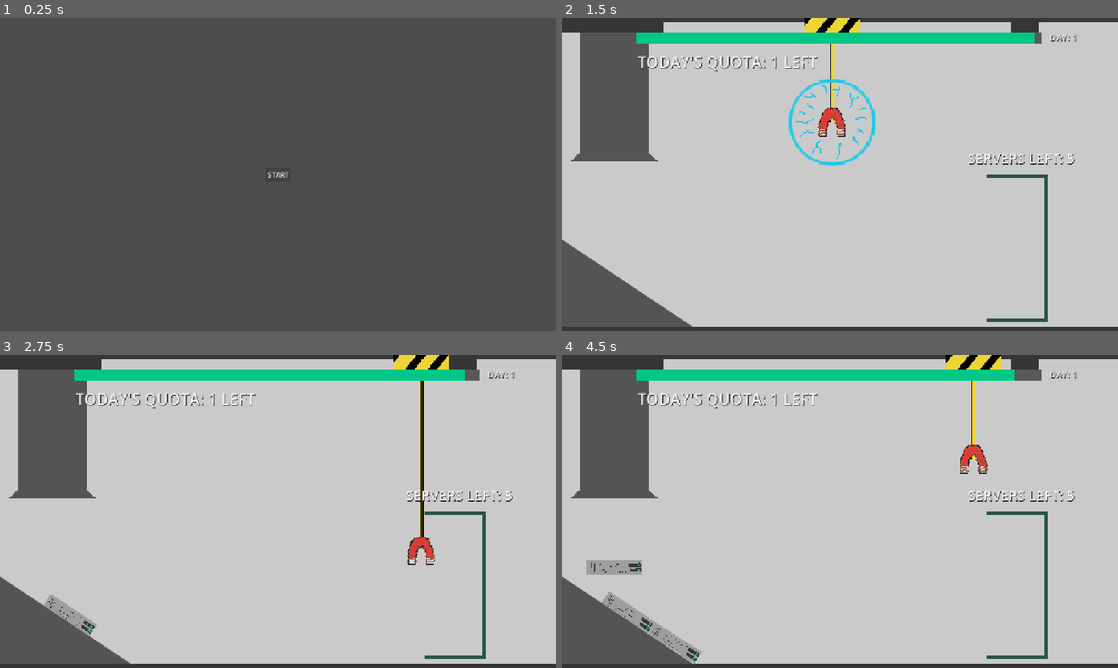
Above: before the commit, frames 1-4 (two rows, left to right).
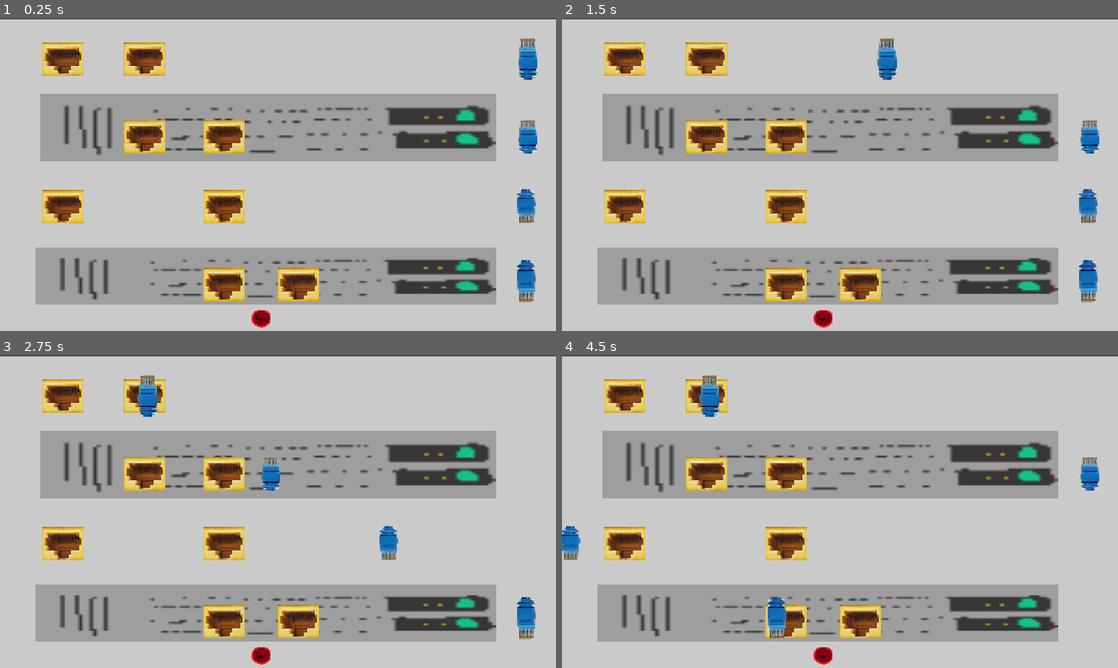
Above: after the commit, the same moments.

Repository: KeaganErasmus/Clod-Godo-Wild-Jam-99
Game: Godot game, scene res://Scenes/Plugging/plugging.tscn
The game is run twice, just before and just after one commit, with the same random seed, the same clock (stepped at 60 frames per second) and the same inputs. This scene is started directly instead of the project's main scene.
Inputs (mouse positions are in pixels of both pictures, inside the frame that each line leads up to; where the layout moved, square brackets give the same spot in the first picture):
- Up to frame 1 (0.25 s): no input
- Up to frame 2 (1.5 s): click (823, 318) [840, 174] at 0.5 s; tap Enter at 1.25 s; move the mouse to (962, 158) at 1.27 s; hold D (move_right) from 1.28 s (still down); hold Space (magnetize) from 1.28 s (still down)
- Up to frame 3 (2.75 s): tap 1 (num_1) at 1.55, 2.1 s; move the mouse to (166, 527) at 2.02 s; release D (move_right) at 2.03 s; release Space (magnetize) at 2.03 s; hold S (move_down) from 2.03 s (still down); tap Space (magnetize) at 2.3 s
- Up to frame 4 (4.5 s): move the mouse to (895, 442) at 2.77 s; release S (move_down) at 2.78 s; hold D (move_right) 2.78-3.53 s; hold Space (magnetize) 2.78-3.53 s; tap 1 (num_1) at 3.05, 3.6 s; move the mouse to (812, 574) at 3.52 s; hold W (move_up) 3.53-4.28 s; tap Space (magnetize) at 3.8 s; move the mouse to (1006, 558) at 4.27 s; hold A (move_left) from 4.28 s (still down); tap 2 (num_2) at 4.35 s

The runs differ from the first frame. In frame 1, 96% of the frame differs, in the area x 0-100%, y 0-100%; in frame 2, 49%; in frame 3, 49%; in frame 4, 49%.

Commit message:
feat(): a bunch of shit
added squishy buttons
plugging game loop done "needs more polish"
added some easing functions

Diff:
--- a/Scenes/Plugging/eth_head.gd
+++ b/Scenes/Plugging/eth_head.gd
@@ -13,7 +13,7 @@
 
 func _process(delta: float) -> void:
 	if is_active and !clicked_in:
-		position.x -= speed
+		position.x -= speed * delta
 		#rotate(15)
 
 func set_active_state(state: bool) -> void:
--- a/Scenes/Plugging/eth_head.tscn
+++ b/Scenes/Plugging/eth_head.tscn
@@ -1,16 +1,18 @@
 [gd_scene format=3 uid="uid://17i6ahp7p813"]
 
-[ext_resource type="Texture2D" uid="uid://dmjis07j0x2f7" path="res://Scenes/Plugging/art/eth-head.jpg" id="1_6s4jd"]
 [ext_resource type="Script" uid="uid://bhjgg24ja6h0x" path="res://Scenes/Plugging/eth_head.gd" id="1_r05dt"]
+[ext_resource type="Texture2D" uid="uid://c18cmphgiyxmj" path="res://Scenes/Plugging/art/eth-head.png" id="2_r05dt"]
 
 [sub_resource type="RectangleShape2D" id="RectangleShape2D_il1na"]
 size = Vector2(44, 99)
 
 [node name="EthHead" type="Node2D" unique_id=1270304755]
 script = ExtResource("1_r05dt")
+speed = 500
 
 [node name="Sprite2D" type="Sprite2D" parent="." unique_id=1025083831]
-texture = ExtResource("1_6s4jd")
+position = Vector2(1, 0)
+texture = ExtResource("2_r05dt")
 
 [node name="Area2D" type="Area2D" parent="." unique_id=2056681633]
 
--- a/Scenes/Plugging/plugging.gd
+++ b/Scenes/Plugging/plugging.gd
@@ -25,6 +25,8 @@
 @onready var line1 = $Line/Line2D
 @onready var line2 = $Line/Line2D2
 
+var next_head_index = 0
+
 # Called when the node enters the scene tree for the first time.
 func _ready() -> void:
 	set_ports()
@@ -42,15 +44,21 @@
 		if head.position.x <= 0:
 			reset_head_position(head)
 
-	set_active_head()
+	#set_active_head()
+	if Input.is_action_just_pressed("num_1"):
+		set_next_active_head()
+
 	draw_connections()
 
 	if all_heads_clicked_in():
 		if check_itersection():
 			reset_heads()
 			reset_lines()
+			next_head_index = 0
 		else:
-			pass
+			await get_tree().create_timer(2).timeout
+			Global._next_scene()
+
 
 func set_ports() -> void:
 	var active_ports: int = 0
@@ -114,6 +122,15 @@
 		$EthHeads/EthHead3.set_active_state(true)
 	if Input.is_action_just_pressed("num_4"):
 		$EthHeads/EthHead4.set_active_state(true)
+
+func set_next_active_head() -> void:
+	if next_head_index >= heads.size():
+		next_head_index = 0
+
+	if !heads[next_head_index].get_clicked_in_state():
+		heads[next_head_index].set_active_state(true)
+
+	next_head_index += 1
 
 func reset_head_position(head: EthHead):
 	head.set_active_state(false)
@@ -181,3 +198,7 @@
 	line2.add_point(Vector2(300, 0), 0)
 	line2.add_point(Vector2(400, 0), 1)
 	line2.hide()
+
+
+func _on_button_pressed() -> void:
+	set_next_active_head()
--- a/Scenes/Plugging/plugging.tscn
+++ b/Scenes/Plugging/plugging.tscn
@@ -2,12 +2,19 @@
 
 [ext_resource type="Script" uid="uid://b1gp1r0o45bs7" path="res://Scenes/Plugging/plugging.gd" id="1_3a612"]
 [ext_resource type="PackedScene" uid="uid://6yp41ffkcg4w" path="res://Scenes/Plugging/eth_port.tscn" id="2_l8es7"]
+[ext_resource type="Texture2D" uid="uid://305n546hbmv1" path="res://Scenes/stacking/art/bg.png" id="2_s0n4d"]
 [ext_resource type="Texture2D" uid="uid://1kbbx00x511m" path="res://Scenes/stacking/art/server.png" id="3_kse2n"]
 [ext_resource type="PackedScene" uid="uid://17i6ahp7p813" path="res://Scenes/Plugging/eth_head.tscn" id="4_fqgmi"]
 [ext_resource type="Texture2D" uid="uid://b2kjaiedryujr" path="res://Scenes/stacking/art/chain link.png" id="5_tjg8o"]
+[ext_resource type="Texture2D" uid="uid://cd684xtdiaf36" path="res://Scenes/Plugging/art/activate-button.png" id="6_jl3qy"]
+[ext_resource type="Script" uid="uid://k3f8yutynpg0" path="res://animated_button.gd" id="7_ame8e"]
 
 [node name="Plugging" type="Node2D" unique_id=104426079]
 script = ExtResource("1_3a612")
+
+[node name="BG" type="Sprite2D" parent="." unique_id=609780034]
+position = Vector2(640, 362)
+texture = ExtResource("2_s0n4d")
 
 [node name="Line" type="Node" parent="." unique_id=1785607675]
 
@@ -132,11 +139,24 @@
 scale = Vector2(1, 0.5)
 
 [node name="Sprite2D" type="Sprite2D" parent="." unique_id=1356016972]
-position = Vector2(611, 188.00003)
-scale = Vector2(8.2890625, 8.8125)
+position = Vector2(616.75, 251.00002)
+scale = Vector2(8.199219, 4.875001)
 texture = ExtResource("3_kse2n")
 
 [node name="Sprite2D2" type="Sprite2D" parent="." unique_id=990764918]
-position = Vector2(611, 518)
-scale = Vector2(8.2890625, 8.8125)
+position = Vector2(611.75, 593.5)
+scale = Vector2(8.277344, 4.0937505)
 texture = ExtResource("3_kse2n")
+
+[node name="Button" type="Button" parent="." unique_id=1241963359]
+offset_left = 577.0
+offset_top = 668.0
+offset_right = 649.0
+offset_bottom = 740.0
+scale = Vector2(0.68, 0.64)
+focus_mode = 0
+icon = ExtResource("6_jl3qy")
+flat = true
+script = ExtResource("7_ame8e")
+
+[connection signal="pressed" from="Button" to="." method="_on_button_pressed"]
--- /dev/null
+++ b/Scenes/easings.gd
@@ -0,0 +1,7 @@
+extends Node
+
+func easeOutElastic(x: float, offset: float=0, length: float=1, wobble: float=10) -> float:
+	x -= offset
+	var length_trans = 10 / length
+	var c4 = (2 * PI) / 3
+	return (0.0 if x < 0 else (1.0 if x > length else pow(2, -length_trans * x) * sin((x * wobble - 0.75) * c4) + 1))
--- a/Scenes/menu/starting_menu.tscn
+++ b/Scenes/menu/starting_menu.tscn
@@ -1,6 +1,7 @@
 [gd_scene format=3 uid="uid://d4kxxajbmml5d"]
 
 [ext_resource type="Script" uid="uid://bkjcq0jodqhke" path="res://Scenes/menu/starting_menu.gd" id="1_vujxf"]
+[ext_resource type="Script" uid="uid://k3f8yutynpg0" path="res://animated_button.gd" id="2_hytgr"]
 
 [node name="StartingMenu" type="CanvasLayer" unique_id=871854249]
 script = ExtResource("1_vujxf")
@@ -20,5 +21,6 @@
 size_flags_horizontal = 4
 size_flags_vertical = 4
 text = "START"
+script = ExtResource("2_hytgr")
 
 [connection signal="pressed" from="Button" to="." method="_on_button_pressed"]
--- a/Scenes/menu/you_lose.tscn
+++ b/Scenes/menu/you_lose.tscn
@@ -1,6 +1,7 @@
 [gd_scene format=3 uid="uid://duiavu3sqbkmi"]
 
 [ext_resource type="Script" uid="uid://bxonmohjglid4" path="res://Scenes/menu/you_lose.gd" id="1_viai8"]
+[ext_resource type="Script" uid="uid://k3f8yutynpg0" path="res://animated_button.gd" id="2_6hd02"]
 
 [node name="YouLose" type="Control" unique_id=1122728193]
 layout_mode = 3
@@ -36,5 +37,6 @@
 size_flags_horizontal = 4
 theme_override_font_sizes/font_size = 34
 text = "TRY AGAIN"
+script = ExtResource("2_6hd02")
 
 [connection signal="pressed" from="VBoxContainer/StartOverButton" to="." method="_on_start_over_button_pressed"]
--- a/Scenes/stacking/scripts/stacking.gd
+++ b/Scenes/stacking/scripts/stacking.gd
@@ -49,7 +49,13 @@
 
 		if servers_left <= 0:
 			_win_stacking()
+	servers_left = count
+	if count < 0:
+		count = 0
+	server_count_label.text = server_count_text + str(count)
 
+	if servers_left <= 0:
+		_win_stacking()
 
 func _on_next_scene_delay_timeout() -> void:
 	Global._next_scene()
--- a/Scenes/transition/transition.tscn
+++ b/Scenes/transition/transition.tscn
@@ -2,6 +2,7 @@
 
 [ext_resource type="Script" uid="uid://dlg0roic52g74" path="res://Scenes/transition/transition.gd" id="1_rkbkv"]
 [ext_resource type="Texture2D" uid="uid://diantxj87g6er" path="res://Scenes/transition/art/kaikoura 2.png" id="2_rkbkv"]
+[ext_resource type="Script" uid="uid://k3f8yutynpg0" path="res://animated_button.gd" id="3_o3j0a"]
 
 [sub_resource type="RectangleShape2D" id="RectangleShape2D_ke0wg"]
 size = Vector2(1240, 370)
@@ -61,5 +62,6 @@
 layout_mode = 2
 size_flags_horizontal = 4
 text = "CONTINUE"
+script = ExtResource("3_o3j0a")
 
 [connection signal="pressed" from="Control/Control/VBoxContainer/MarginContainer/NextDayButton" to="." method="_on_next_day_button_pressed"]
--- /dev/null
+++ b/animated_button.gd
@@ -0,0 +1,34 @@
+extends Button
+
+class_name AnimatedButton
+
+const REST_SCALE := Vector2.ONE
+const HOVER_SCALE := Vector2(1.1, 1.1)
+const SQUASH_SCALE := Vector2(1.15, 0.9)
+
+const HOVER_TIME := 0.2
+const SQUASH_TIME := 0.1
+var _tween: Tween = null
+
+func _ready() -> void:
+	offset_transform_enabled = true
+	mouse_entered.connect(_on_anim_button_mouse_entered)
+	mouse_exited.connect(_on_anim_button_mouse_exited)
+	button_down.connect(_on_anim_button_button_down)
+
+func _restart_tween() -> Tween:
+	if _tween and _tween.is_valid():
+		_tween.kill()
+	_tween = create_tween()
+	return _tween
+
+func _on_anim_button_mouse_entered() -> void:
+	_restart_tween().tween_property(self, ^"offset_transform_scale", HOVER_SCALE, HOVER_TIME).set_ease(Tween.EASE_OUT).set_trans(Tween.TRANS_BACK)
+
+func _on_anim_button_mouse_exited() -> void:
+	_restart_tween().tween_property(self, ^"offset_transform_scale", REST_SCALE, HOVER_TIME).set_ease(Tween.EASE_OUT).set_trans(Tween.TRANS_BACK)
+
+func _on_anim_button_button_down() -> void:
+	var tween: Tween = _restart_tween()
+	tween.tween_property(self, ^"offset_transform_scale", SQUASH_SCALE, SQUASH_TIME).set_ease(Tween.EASE_OUT).set_trans(Tween.TRANS_QUAD)
+	tween.tween_property(self, ^"offset_transform_scale", HOVER_SCALE, HOVER_TIME).set_trans(Tween.TRANS_ELASTIC).set_ease(Tween.EASE_OUT) # runs after squash, tween is sequential by default
--- a/global.gd
+++ b/global.gd
@@ -8,10 +8,10 @@
 
 var default_scene = start_menu_scene
 
-var day_scene_order: Array[PackedScene] = [stacking_scene]
-var current_scene_index: int = 0
+var day_scene_order: Array[PackedScene]
+var current_scene_index: int
 
-var dev_start_from_current_scene = false # MAKE SURE FALSE BEFORE SUBMITTING
+var dev_start_from_current_scene = true # MAKE SURE FALSE BEFORE SUBMITTING
 
 # Transition Scene
 var data_center_list: Array[Vector2] = [] # persist data center positions in transition scene
@@ -27,7 +27,7 @@
 var is_timer_active: bool
 
 func _reset_global_variables():
-	day_scene_order = [stacking_scene]
+	day_scene_order = [stacking_scene, plugging_scene]
 	current_scene_index = 0
 	data_center_list = [] # persist data center positions in transition scene
 	days_elapsed = 1
--- a/project.godot
+++ b/project.godot
@@ -19,6 +19,7 @@
 
 Global="*uid://c2cc1j2h0dx5s"
 GlobalController="*uid://cm2vothigvhnj"
+Easings="*uid://ch6aildxub0v1"
 
 [display]
 
@@ -63,12 +64,6 @@
 , Object(InputEventKey,"resource_local_to_scene":false,"resource_name":"","device":-1,"window_id":0,"alt_pressed":false …(186 unchanged characters)…
 ]
 }
-magnetize={
-"deadzone": 0.2,
-"events": [Object(InputEventKey,"resource_local_to_scene":false,"resource_name":"","device":-1,"window_id":0,"alt_pressed":false,"shift_pressed":false,"ctrl_pressed":false,"meta_pressed":false,"pressed":false,"keycode":0,"physical_keycode":32,"key_label":0,"unicode":32,"location":0,"echo":false,"script":null)
-, Object(InputEventMouseButton,"resource_local_to_scene":false,"resource_name":"","device":-1,"window_id":0,"alt_pressed":false,"shift_pressed":false,"ctrl_pressed":false,"meta_pressed":false,"button_mask":0,"position":Vector2(0, 0),"global_position":Vector2(0, 0),"factor":1.0,"button_index":1,"canceled":false,"pressed":false,"double_click":false,"script":null)
-]
-}
 num_1={
 "deadzone": 0.2,
 "events": [Object(InputEventKey,"resource_local_to_scene":false,"resource_name":"","device":-1,"window_id":0,"alt_press …(191 unchanged characters)…
@@ -89,6 +84,12 @@
 "events": [Object(InputEventKey,"resource_local_to_scene":false,"resource_name":"","device":-1,"window_id":0,"alt_press …(191 unchanged characters)…
 ]
 }
+magnetize={
+"deadzone": 0.2,
+"events": [Object(InputEventKey,"resource_local_to_scene":false,"resource_name":"","device":-1,"window_id":0,"alt_pressed":false,"shift_pressed":false,"ctrl_pressed":false,"meta_pressed":false,"pressed":false,"keycode":0,"physical_keycode":32,"key_label":0,"unicode":32,"location":0,"echo":false,"script":null)
+, Object(InputEventMouseButton,"resource_local_to_scene":false,"resource_name":"","device":-1,"window_id":0,"alt_pressed":false,"shift_pressed":false,"ctrl_pressed":false,"meta_pressed":false,"button_mask":0,"position":Vector2(0, 0),"global_position":Vector2(0, 0),"factor":1.0,"button_index":1,"canceled":false,"pressed":false,"double_click":false,"script":null)
+]
+}
 
 [physics]
 
--- /dev/null
+++ b/test_scene.tscn
@@ -0,0 +1,19 @@
+[gd_scene format=3 uid="uid://rojhmqqy7c5r"]
+
+[ext_resource type="Script" uid="uid://k3f8yutynpg0" path="res://animated_button.gd" id="1_uhqqe"]
+
+[node name="Node" type="Node" unique_id=1155973415]
+
+[node name="VBoxContainer" type="VBoxContainer" parent="." unique_id=508868114]
+offset_right = 40.0
+offset_bottom = 40.0
+
+[node name="Control" type="Control" parent="VBoxContainer" unique_id=564264098]
+layout_mode = 2
+
+[node name="Button" type="Button" parent="VBoxContainer/Control" unique_id=122541293]
+layout_mode = 0
+offset_right = 8.0
+offset_bottom = 8.0
+text = "alsdkjflaskjdflaskjdflaskdjf"
+script = ExtResource("1_uhqqe")
Binary file added: Scenes/Plugging/art/activate-button.png
Not shown, added: Scenes/Plugging/art/activate-button.png.import
Binary file changed: Scenes/Plugging/art/eth-head.jpg
Binary file added: Scenes/Plugging/art/eth-head.png
Not shown, added: Scenes/Plugging/art/eth-head.png.import
Binary file added: Scenes/Plugging/art/selection_arrow.png
Not shown, added: Scenes/Plugging/art/selection_arrow.png.import
Not shown, added: Scenes/easings.gd.uid
Not shown, added: animated_button.gd.uid
